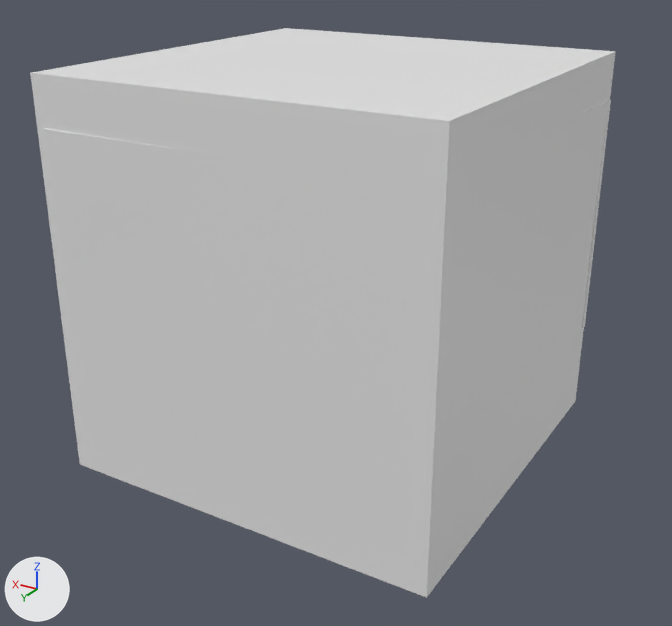
Before and after pictures for a commit that changed the FBX model Blender_assets/kitchen.fbx.
Camera for both pictures: a 50 mm camera at (-16.7, 28.3, 15.3) aimed at (-0.3, 1.0, 1.6). The axes (+X, +Y, +Z) are drawn at lower left. The lights are the same throughout. Materials are left out; every surface is plain grey. Where no turn or scale is listed for an object, it has been applied to the vertices.
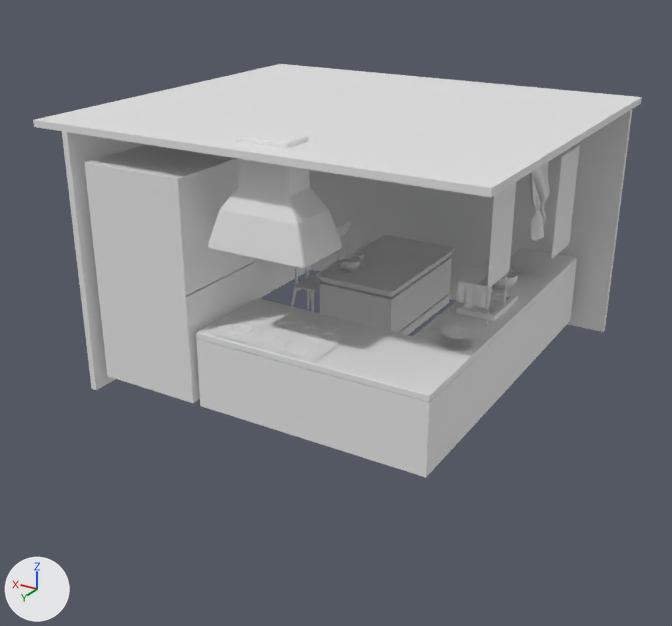
The change, as a diff of the scene's bpy script:
```diff
--- a/Blender_assets/kitchen.fbx.py
+++ b/Blender_assets/kitchen.fbx.py
@@ ob_plane @@
 ob_plane = bpy.data.objects.new('Plane', me_plane_001)
-ob_plane.location = (0.0, 0.0, 0.0)
-ob_plane.scale = (6.97, 6.97, 6.97)
+ob_plane.location = (-6.19, 6.11, 8.91)
+ob_plane.scale = (0.396, 0.396, 0.0879)
@@ ob_cube_008 @@
-ob_cube_008 = bpy.data.objects.new('Cube.008', me_cube_008)
@@ ob_plane_044 @@
+ob_plane_044 = bpy.data.objects.new('Plane.044', me_plane_014)  # a box spanning x -7.17..7.17, y -0.12..0.12, z 0.0..9.3
+ob_plane_044.location = (-1.01, -7.17, -0.42)
@@ ob_chair_001 @@
+ob_chair_001 = bpy.data.objects.new('CHAIR.001', me_plane_017)  # 3300 vertices, 3280 faces; spans x -0.6..0.68, y -0.75..0.75, z 0.0..3.06
+ob_chair_001.location = (2.25, -1.27, 0.0)
@@ ob_chair_002 @@
+ob_chair_002 = bpy.data.objects.new('CHAIR.002', me_plane_017.copy())
+ob_chair_002.location = (2.25, -4.58, 0.0)
@@ ob_plane_040 @@
+ob_plane_040 = bpy.data.objects.new('Plane.040', me_plane_003)  # a box spanning x 0.0..16.0, y -7.2..7.2, z -0.1..0.1
+ob_plane_040.location = (-8.52, 0.14, 8.99)
@@ ob_plates_001 @@
+ob_plates_001 = bpy.data.objects.new('plates.001', me_circle_002)  # 135 vertices, 122 faces; spans x -0.429..0.429, y -0.407..0.402, z -0.114..0.159
+ob_plates_001.location = (-5.94, 0.43, 2.78)
@@ ob_plates @@
+ob_plates = bpy.data.objects.new('plates', me_circle_006)  # 945 vertices, 854 faces; spans x -0.5..0.5, y -0.492..0.503, z 0.0..0.354
+ob_plates.location = (-6.17, 3.35, 2.78)
@@ ob_plates_002 @@
+ob_plates_002 = bpy.data.objects.new('plates.002', me_circle_003)  # 135 vertices, 122 faces; spans x -0.5..0.5, y -0.492..0.503, z 0.0..0.026
+ob_plates_002.location = (-5.44, -3.98, 2.78)
@@ ob_plates_003 @@
+ob_plates_003 = bpy.data.objects.new('plates.003', me_circle_004)  # 135 vertices, 122 faces; spans x -0.5..0.5, y -0.492..0.503, z 0.0..0.026
+ob_plates_003.location = (-5.44, 2.29, 2.78)
@@ ob_plates_004 @@
+ob_plates_004 = bpy.data.objects.new('plates.004', me_circle_005)  # 135 vertices, 122 faces; spans x -0.5..0.5, y -0.492..0.503, z 0.0..0.026
+ob_plates_004.location = (-0.95, -3.98, 2.43)
@@ ob_stovekobs @@
+ob_stovekobs = bpy.data.objects.new('stoveKobs', me_cylinder_009)  # 1568 vertices, 1358 faces; spans x -0.053..1.2, y -0.053..0.053, z -0.04..0.057
+ob_stovekobs.location = (-2.29, 4.42, 2.79)
```

Location of each change, [x1, y1, x2, y2] in pixels of the pictures (672 x 626 px):
'Cube.008', deleted
    before: [30, 28, 616, 598]
'Plane.040', added
    after: [33, 64, 642, 197]
'Plane.044', added
    after: [310, 109, 632, 332]
'Plane', moved, rescaled (not visible afterwards)
    before: [43, 101, 609, 267]
'plates', added
    after: [441, 326, 474, 349]
'CHAIR.001', added
    after: [291, 267, 323, 312]
'plates.003', added
    after: [435, 319, 465, 330]
'CHAIR.002', added
    after: [336, 221, 351, 261]
'plates.004', added
    after: [401, 252, 425, 261]
'plates.002', added
    after: [509, 264, 532, 273]
'stoveKobs', added
    after: [304, 319, 336, 329]
'plates.001', added
    after: [474, 307, 495, 312]
'Cube.003', unchanged, uncovered by the edit
    after: [84, 145, 258, 403]
'Plane.001', unchanged, uncovered by the edit
    after: [196, 264, 576, 477]
'Plane.002', unchanged, uncovered by the edit
    after: [196, 248, 577, 402]
'Cube.002', unchanged, uncovered by the edit
    after: [208, 129, 342, 268]
